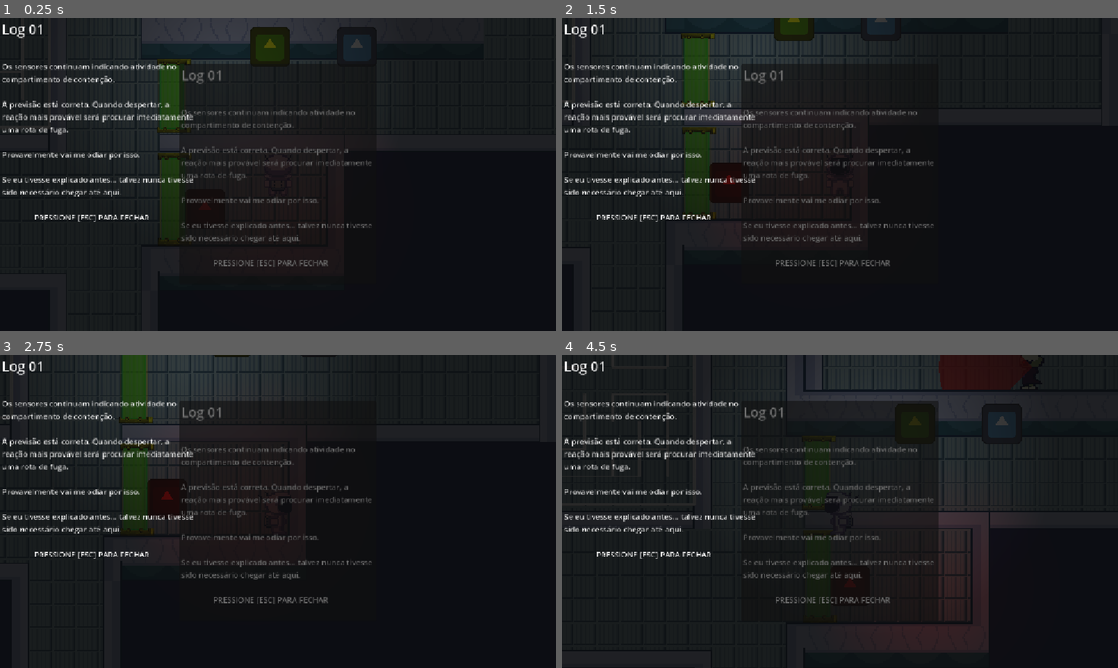
Above: before the commit, frames 1-4 (two rows, left to right).
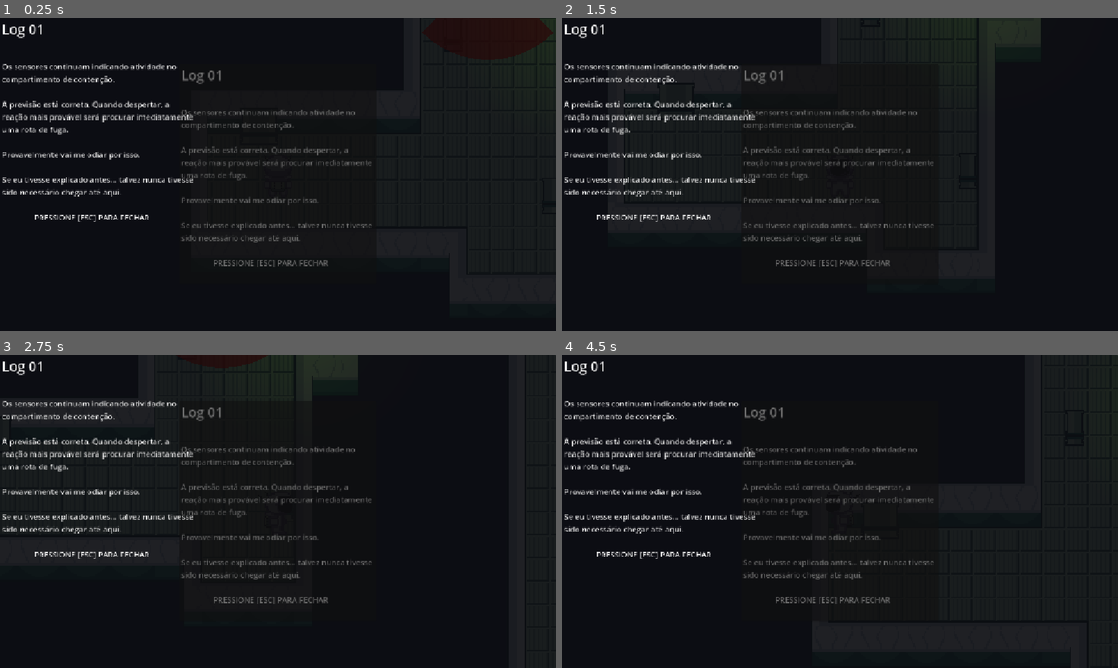
Above: after the commit, the same moments.

Repository: Nickashu/Laje-2026-Grupo-Verde
Game: Godot game, scene res://cenas/cena_teste.tscn
Two runs of this game, one before a commit and one after it. Both use one fixed random seed, a clock stepped at 60 frames per second and the inputs below. This scene is started directly instead of the project's main scene. The engine's default icon, where the game draws it, is replaced by a stand-in: a white triangle on a blue panel in a dark square. Sound files missing from this copy of the repository are replaced by a short silence.
Inputs (mouse positions are in pixels of both pictures, inside the frame that each line leads up to):
- Up to frame 1 (0.25 s): no input
- Up to frame 2 (1.5 s): move the mouse to (962, 158) at 0.52 s; hold Right (ui_right) 0.53-1.28 s; click (962, 158) at 0.6 s; move the mouse to (728, 190) at 1.27 s; hold Down (ui_down) from 1.28 s (still down); tap E (interagir) at 1.35 s
- Up to frame 3 (2.75 s): tap Enter at 2 s; move the mouse to (333, 442) at 2.02 s; release Down (ui_down) at 2.03 s; hold Right (ui_right) from 2.03 s (still down); hold T (troca_de_modo) from 2.03 s (still down)
- Up to frame 4 (4.5 s): move the mouse to (812, 574) at 2.77 s; release Right (ui_right) at 2.78 s; release T (troca_de_modo) at 2.78 s; hold Up (ui_up) 2.78-3.53 s; tap R at 2.85 s; click (812, 574) at 2.92 s; move the mouse to (1006, 558) at 3.52 s; hold Left (ui_left) from 3.53 s (still down); click (1006, 558) at 3.6 s; move the mouse to (673, 464) at 4.27 s; tap E (interagir) at 4.35 s

The runs differ from the first frame. In frame 1, 8.8% of the frame differs, in the area x 0-100%, y 0-72%; in frame 2, 5.7%; in frame 3, 4.9%; in frame 4, 11%, in the area x 0-85%, y 0-96%.

Commit message:
possível zerar

Diff:
--- a/cenas/cena_teste.tscn
+++ b/cenas/cena_teste.tscn
@@ -87,7 +87,7 @@
 position = Vector2(-48, -36)
 
 [node name="CollisionPolygon2D" type="CollisionPolygon2D" parent="parede externa" unique_id=688030561]
-polygon = PackedVector2Array(0, 8, 0, 72, 179, 72, 179, 104, …(825 unchanged characters)…  883, -495, 883, -344, 518, -344, 518, -664, 403, -664, 403, -536, 230, -536, 230, -632, 147,  …(242 unchanged characters)…
+polygon = PackedVector2Array(0, 8, 0, 72, 179, 72, 179, 104, …(825 unchanged characters)…  883, -495, 883, -344, 518, -344, 518, -537, 497, -537, 497, -568, 518.00006, -567.6543, 518, -664, 403, -664, 403, -567, 437, -567, 437, -536, 403, -536, 230, -536, 230, -632, 147,  …(242 unchanged characters)…
 
 [node name="ilha de parede" type="StaticBody2D" parent="." unique_id=773448377]
 position = Vector2(879, -605)
@@ -108,7 +108,6 @@
 polygon = PackedVector2Array(-44, -108, -268, -108, -268, -95, -57, -95, -57, 33, -44, 33, -44, 0)
 
 [node name="Player" parent="." unique_id=482596540 instance=ExtResource("2_epxgt")]
-position = Vector2(981, -365)
 
 [node name="Camera2D" type="Camera2D" parent="." unique_id=1637828347 node_paths=PackedStringArray("player")]
 zoom = Vector2(3, 3)
@@ -139,11 +138,23 @@
 collision_layer = 8
 filtro = NodePath("../CanvasLayer/ColorRect")
 
+[node name="porta_temp3" parent="." unique_id=717200446 node_paths=PackedStringArray("filtro") instance=ExtResource("14_dpk8w")]
+position = Vector2(958, -630.00006)
+rotation = -1.5707964
+scale = Vector2(1.2374476, 0.23716664)
+collision_layer = 8
+filtro = NodePath("../CanvasLayer/ColorRect")
+
 [node name="porta_temp2" parent="." unique_id=2035996300 node_paths=PackedStringArray("filtro") instance=ExtResource("14_dpk8w")]
 position = Vector2(547, -13)
 collision_layer = 8
 filtro = NodePath("../CanvasLayer/ColorRect")
 
+[node name="porta_temp4" parent="." unique_id=1966437171 node_paths=PackedStringArray("filtro") instance=ExtResource("14_dpk8w")]
+position = Vector2(707, -13)
+collision_layer = 8
+filtro = NodePath("../CanvasLayer/ColorRect")
+
 [node name="Area fim" parent="." unique_id=1831540893 instance=ExtResource("16_y1h0r")]
 position = Vector2(930, -341)
 
--- a/cenas/porta_temp.tscn
+++ b/cenas/porta_temp.tscn
@@ -4,10 +4,10 @@
 [ext_resource type="Texture2D" uid="uid://dd7b60w5tbco1" path="res://assets/porta_metal.PNG" id="4_ifdl1"]
 
 [sub_resource type="RectangleShape2D" id="RectangleShape2D_e00t1"]
-size = Vector2(35, 23)
+size = Vector2(60, 30)
 
 [sub_resource type="RectangleShape2D" id="RectangleShape2D_8punx"]
-size = Vector2(35, 13.5)
+size = Vector2(60, 13.5)
 
 [sub_resource type="Animation" id="Animation_ifdl1"]
 length = 0.001
@@ -94,13 +94,13 @@
 frame = 1
 
 [node name="CollisionShape2D" type="CollisionShape2D" parent="." unique_id=1691416427]
-position = Vector2(-0.5, 0.5)
+position = Vector2(0, 1)
 shape = SubResource("RectangleShape2D_e00t1")
 
 [node name="StaticBody2D" type="StaticBody2D" parent="." unique_id=2088478475]
 
 [node name="CollisionShape2D" type="CollisionShape2D" parent="StaticBody2D" unique_id=230435687]
-position = Vector2(-0.5, 9.75)
+position = Vector2(0, 9.75)
 shape = SubResource("RectangleShape2D_8punx")
 
 [node name="Timer" type="Timer" parent="." unique_id=118857432]
--- a/project.godot
+++ b/project.godot
@@ -12,7 +12,7 @@
 
 config/name="Jogo_Grupo_Verde"
 run/main_scene="uid://th13sjrgss2l"
-config/features=PackedStringArray("4.6", "Forward Plus")
+config/features=PackedStringArray("4.7", "Forward Plus")
 config/icon="res://assets/icon.svg"
 
 [autoload]
Not shown: 1 places in cenas/cena_teste.tscn that only renumber resources
